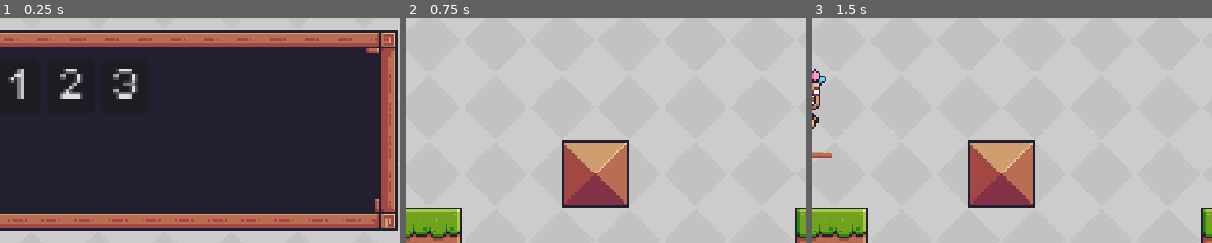
Above: before the commit, frames 1-3 (left to right).
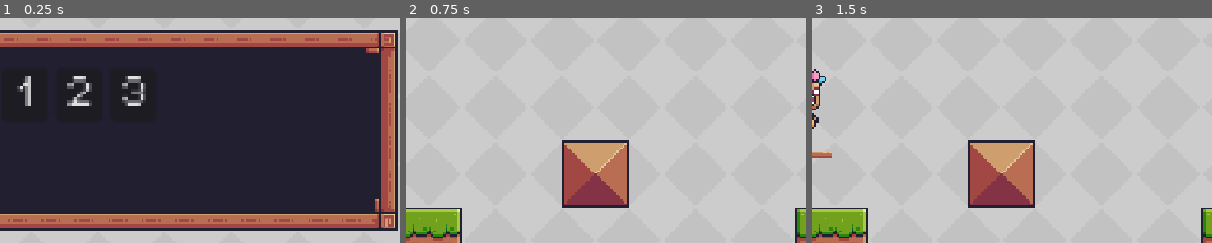
Above: after the commit, the same moments.

Repository: Elizraa/Shooting-Platform-Remake
Game: Godot game, scene res://scenes/level0.tscn
Same seed, same stepped clock (60 frames per second), same inputs: the game is played once before the commit and once after it.
Inputs (mouse positions are % of the whole screen's width and height, from its top left):
- Up to frame 1 (0.25 s): no input
- Up to frame 2 (0.75 s): click "1" at 0.5 s
- Up to frame 3 (1.5 s): tap Enter (ui_accept) at 1.25 s; move the mouse to (72, 45) at 1.27 s; press the mouse at (72, 45) at 1.28 s; hold Right (ui_right) from 1.28 s (still down)
The pictures show only the part of the screen within x 26-76%, y 30-80%; the shares and areas given below are measured in that part.

The runs differ from the first frame. In frame 1, 2.0% of the frame differs, in the area x 2-37%, y 22-40%; in frame 2, nothing differs; in frame 3, nothing differs.

Commit message:
feat: add finish and move to next level

Diff:
--- /dev/null
+++ b/scenes/finish.gd
@@ -0,0 +1,12 @@
+extends Area2D
+
+@onready var timer = $Timer
+@export var nextLevel = 1
+
+func _on_body_entered(_body):
+	print('You Finish!')
+	timer.start()
+
+func _on_timer_timeout():
+	var scene_path = "res://scenes/levels/level%d.tscn" % nextLevel
+	get_tree().change_scene_to_file(scene_path)
--- /dev/null
+++ b/scenes/finish.tscn
@@ -0,0 +1,13 @@
+[gd_scene load_steps=2 format=3 uid="uid://rurki30tstks"]
+
+[ext_resource type="Script" uid="uid://d3v3oo5tdfgre" path="res://scenes/finish.gd" id="1_5nbog"]
+
+[node name="Finish" type="Area2D"]
+collision_mask = 2
+script = ExtResource("1_5nbog")
+
+[node name="Timer" type="Timer" parent="."]
+wait_time = 0.3
+
+[connection signal="body_entered" from="." to="." method="_on_body_entered"]
+[connection signal="timeout" from="Timer" to="." method="_on_timer_timeout"]
--- a/scenes/killzone.tscn
+++ b/scenes/killzone.tscn
@@ -3,6 +3,7 @@
 [ext_resource type="Script" uid="uid://ddfkn1y31ins6" path="res://scenes/killzone.gd" id="1_03ill"]
 
 [node name="Killzone" type="Area2D"]
+collision_mask = 2
 script = ExtResource("1_03ill")
 
 [node name="Timer" type="Timer" parent="."]
--- a/scenes/level0.tscn
+++ b/scenes/level0.tscn
@@ -8,6 +8,7 @@
 [ext_resource type="Texture2D" uid="uid://c4ainto2xuso4" path="res://assets/Background/Gray.png" id="6_fgoa1"]
 [ext_resource type="PackedScene" uid="uid://b7shu34y3lprt" path="res://scenes/killzone.tscn" id="7_03f36"]
 [ext_resource type="PackedScene" uid="uid://dlrrw3ebuuj0e" path="res://scenes/menu.tscn" id="8_m15ul"]
+[ext_resource type="PackedScene" uid="uid://rurki30tstks" path="res://scenes/finish.tscn" id="9_tcqsn"]
 
 [sub_resource type="TileSetAtlasSource" id="TileSetAtlasSource_p7pft"]
 texture = ExtResource("4_plxfw")
@@ -304,6 +305,8 @@
 
 [sub_resource type="WorldBoundaryShape2D" id="WorldBoundaryShape2D_y6k1g"]
 
+[sub_resource type="WorldBoundaryShape2D" id="WorldBoundaryShape2D_6q6d4"]
+
 [node name="Game" type="Node2D"]
 
 [node name="GameManager" type="Node" parent="."]
@@ -358,7 +361,15 @@
 shape = SubResource("WorldBoundaryShape2D_y6k1g")
 
 [node name="Menu" parent="." instance=ExtResource("8_m15ul")]
-offset_left = -94.0
-offset_top = -87.0
-offset_right = -94.0
-offset_bottom = -87.0
+offset_left = -53.0
+offset_top = -63.0
+offset_right = -53.0
+offset_bottom = -63.0
+
+[node name="Finish" parent="." instance=ExtResource("9_tcqsn")]
+position = Vector2(-68, -31)
+
+[node name="CollisionShape2D" type="CollisionShape2D" parent="Finish"]
+position = Vector2(268, -6)
+rotation = -1.5708
+shape = SubResource("WorldBoundaryShape2D_6q6d4")
--- a/scenes/levels/level1.tscn
+++ b/scenes/levels/level1.tscn
@@ -7,6 +7,7 @@
 [ext_resource type="PackedScene" uid="uid://b7shu34y3lprt" path="res://scenes/killzone.tscn" id="3_f24e0"]
 [ext_resource type="Texture2D" uid="uid://dw51emc5xdt13" path="res://assets/Background/Blue.png" id="3_x050t"]
 [ext_resource type="Texture2D" uid="uid://c4ainto2xuso4" path="res://assets/Background/Gray.png" id="4_6apb1"]
+[ext_resource type="PackedScene" uid="uid://rurki30tstks" path="res://scenes/finish.tscn" id="8_8a7m2"]
 
 [sub_resource type="TileSetAtlasSource" id="TileSetAtlasSource_p7pft"]
 texture = ExtResource("2_johp2")
@@ -263,6 +264,8 @@
 
 [sub_resource type="WorldBoundaryShape2D" id="WorldBoundaryShape2D_y6k1g"]
 
+[sub_resource type="WorldBoundaryShape2D" id="WorldBoundaryShape2D_8a7m2"]
+
 [node name="Game" type="Node2D"]
 
 [node name="GameManager" type="Node" parent="."]
@@ -318,3 +321,12 @@
 [node name="CollisionShape2D" type="CollisionShape2D" parent="Killzone"]
 position = Vector2(0, 71)
 shape = SubResource("WorldBoundaryShape2D_y6k1g")
+
+[node name="Finish" parent="." instance=ExtResource("8_8a7m2")]
+position = Vector2(-66, -22)
+nextLevel = 2
+
+[node name="CollisionShape2D" type="CollisionShape2D" parent="Finish"]
+position = Vector2(268, -6)
+rotation = -1.5708
+shape = SubResource("WorldBoundaryShape2D_8a7m2")
--- a/scenes/levels/level2.tscn
+++ b/scenes/levels/level2.tscn
@@ -298,7 +298,7 @@
 position_smoothing_speed = 7.0
 
 [node name="Player" parent="." instance=ExtResource("4_oyk6k")]
-position = Vector2(-118, -44)
+position = Vector2(-163, -60)
 
 [node name="Node2D" type="Node2D" parent="."]
 
@@ -310,7 +310,7 @@
 [node name="Ground" type="TileMapLayer" parent="Node2D"]
 z_index = 1
 use_parent_material = true
-tile_map_data = PackedByteArray("AADy//v/AAAPAAAAAADy//z/AAA …(2799 unchanged characters)… AGAAEAAAAMAAEAAAAGAAEAAAAMAAIAAAAGAAEAAAA=")
+tile_map_data = PackedByteArray("AADy//v/AAAPAAAAAADy//z/AAA …(2799 unchanged characters)… AGAAEAAAAMAAEAAAAGAAEAAAAMAAIAAAAGAAEAAADy//j/AAAPAAAAAADy//n/AAAPAAEAAADy//r/AAAPAAIAAAA=")
 tile_set = SubResource("TileSet_7s3f4")
 
 [node name="Killzone" parent="." instance=ExtResource("7_hgky1")]
--- a/scenes/menu.tscn
+++ b/scenes/menu.tscn
@@ -11,9 +11,18 @@
 grow_vertical = 2
 
 [node name="GridContainer" type="GridContainer" parent="."]
-layout_mode = 0
-offset_right = 40.0
-offset_bottom = 40.0
+layout_mode = 1
+anchors_preset = 8
+anchor_left = 0.5
+anchor_top = 0.5
+anchor_right = 0.5
+anchor_bottom = 0.5
+offset_left = -37.0
+offset_top = -20.0
+offset_right = 37.0
+offset_bottom = 20.0
+grow_horizontal = 2
+grow_vertical = 2
 columns = 3
 
 [node name="Level1" parent="GridContainer" instance=ExtResource("1_fmhw2")]
--- a/scenes/player.tscn
+++ b/scenes/player.tscn
@@ -198,6 +198,7 @@
 
 [node name="Player" type="CharacterBody2D"]
 z_index = 5
+collision_layer = 2
 collision_mask = 3
 script = ExtResource("1_sl8ee")
 platform_scene = ExtResource("2_4f025")
Not shown, added: scenes/finish.gd.uid
Not shown: 1 places in scenes/level0.tscn that only renumber resources
Not shown: 1 places in scenes/levels/level1.tscn that only renumber resources
